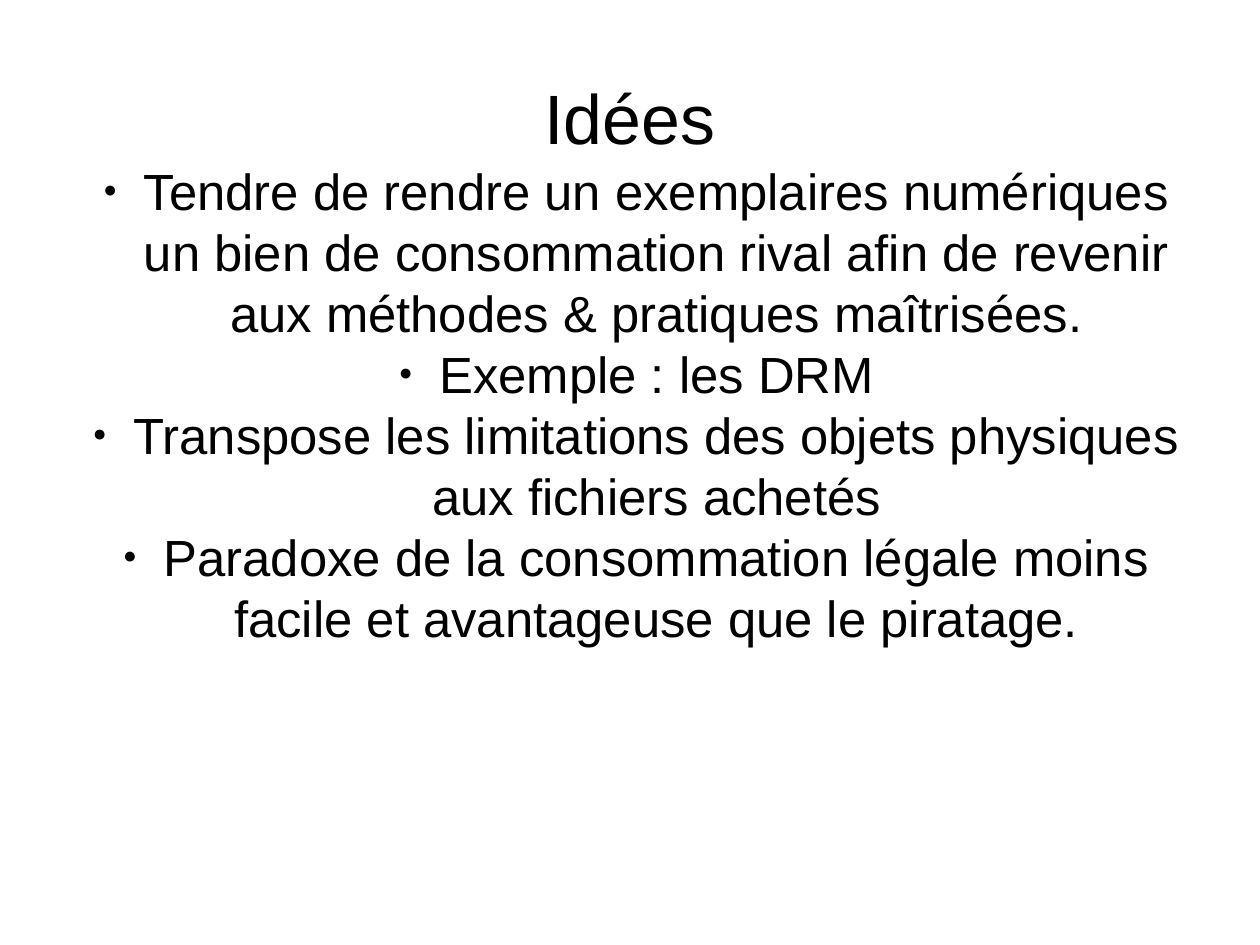
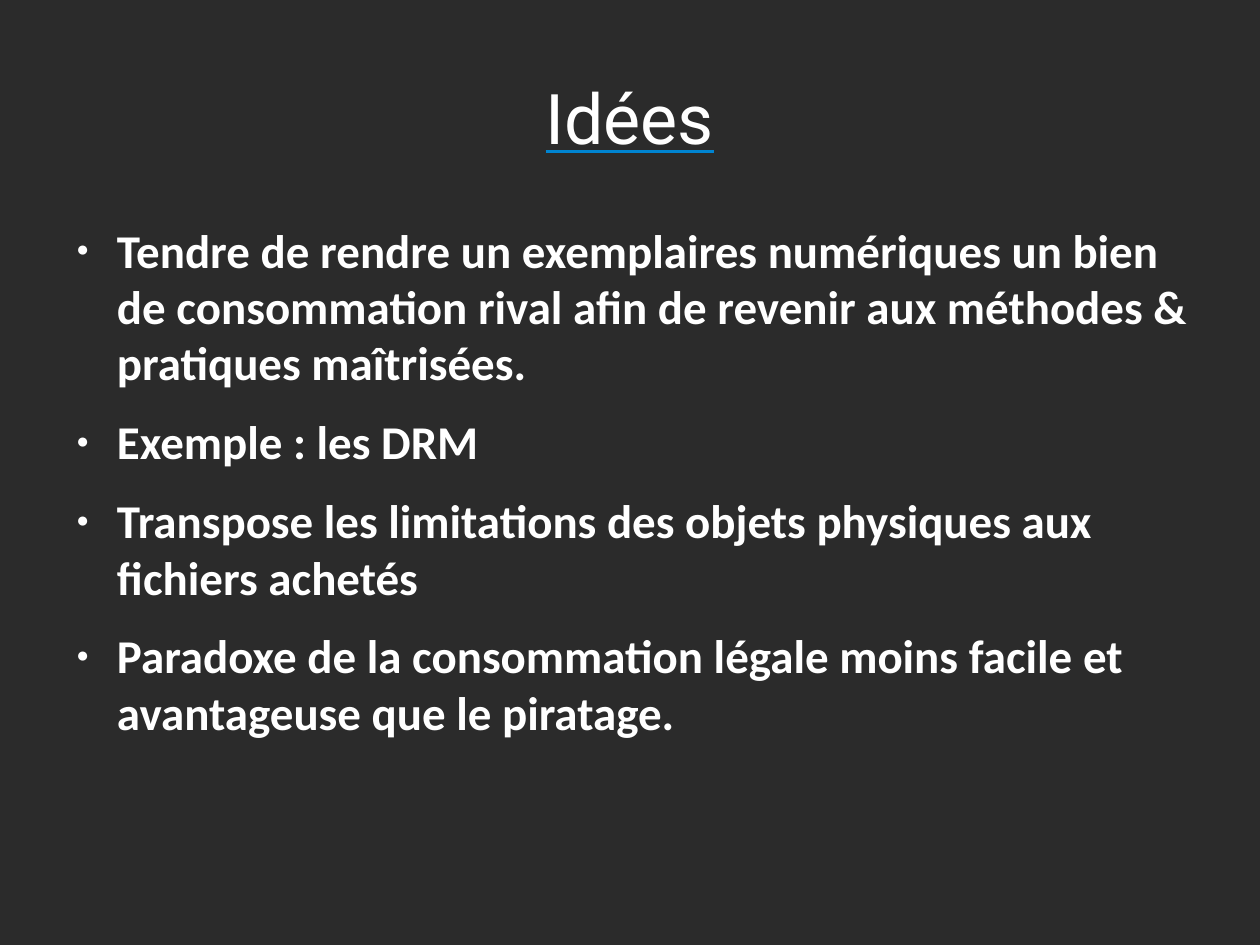
Before and after one commit to Parashp/pph-droit-auteur, a slide deck: slide 12 of soutenance.odp. Drawn at 1260x945 pixels with LibreOffice and Linux fonts; fonts in the diff are those of the drawing; background and template pictures are left out; a plain dark background stands for a picture behind light text. Boxes give left, top, right and bottom in pixels: in the first picture for what was removed or moved away, otherwise in the second. Text is boxed around its words. In the diff, an @@ line names an element or a change of style, - is before the commit and + after.

```diff
--- a/soutenance.odp
+++ b/soutenance.odp
@@ background #FFFFFF to picture (left out) @@
@@ title "Idées" at [546, 91, 714, 153]: font Arial to Roboto, text colour #000000 to #FFFFFF, underline on @@
@@ text "Tendre de rendre un exemplaires ...": place and size @@
-text "Tendre de rendre un exemplaires ..." at [133, 172, 1179, 647]
+text "Tendre de rendre un exemplaires ..." at [117, 235, 1158, 738]
@@ text "Tendre de rendre un exemplaires ..." at [117, 235, 1158, 738]: size 32 to 29.6 pt, font Arial to Calibri, text colour #000000 to #FFFFFF, bold on; alignment centre to left; more space between paragraphs; bullet colour #000000 to #FFFFFF; vertical alignment middle to top @@
```
Also in this commit, not shown: 22 other slides changed, 1 slide removed, 1 other file.
